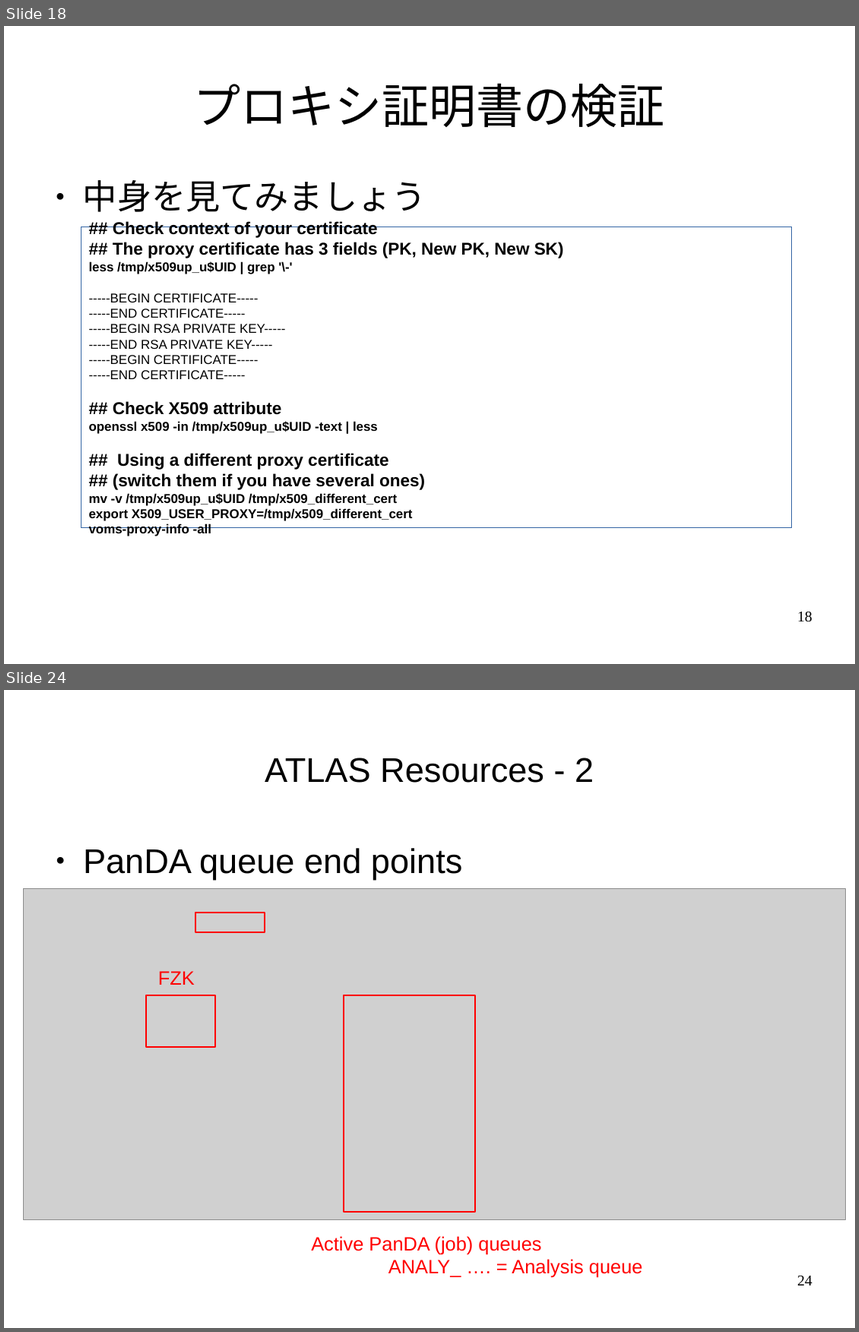
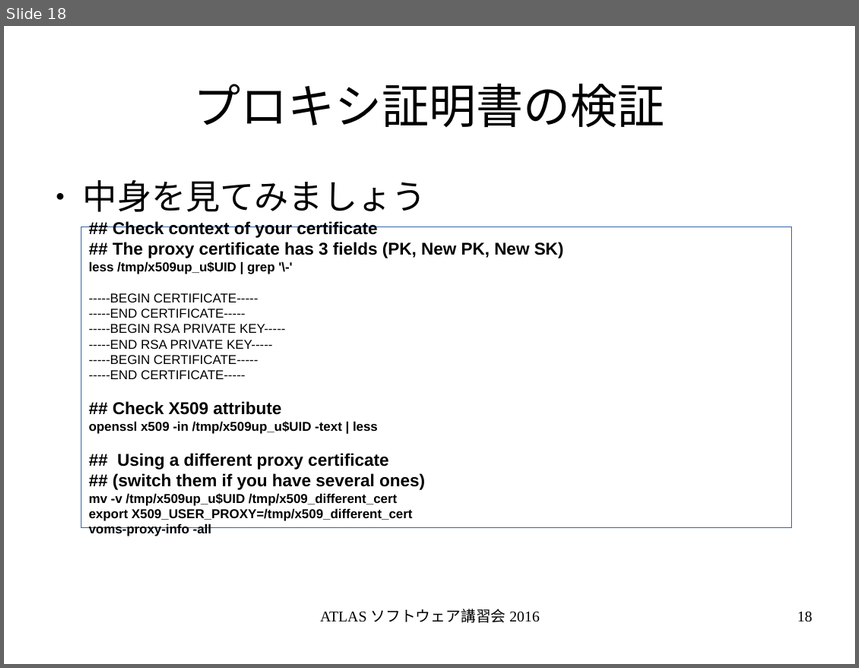
Before and after one commit to GenKawamura/2016-ATLAS-Japan-computing-tutorial, a slide deck: slides/odp/grid_computing.odp. Shown one above the other, each under a label of ours: slides 18 and 24 before the commit, slide 18 after it; the slides between them are not shown. The pictures are 859x1332 and 859x668 pixels, drawn with LibreOffice and Linux fonts; fonts in the diff are those of the drawing; grey boxes stand for pictures. Boxes give left, top, right and bottom in pixels: in the first picture for what was removed or moved away, otherwise in the second. Text is boxed around its words. In the diff, an @@ line names an element or a change of style, - is before the commit and + after.

```diff
--- a/slides/odp/grid_computing.odp
+++ b/slides/odp/grid_computing.odp
@@ slide 24 removed at <box>4,690,855,1328</box>, background #FFFFFF @@
@@ title removed at <box>265,758,594,783</box> @@
-ATLAS Resources - 2
@@ text removed at <box>83,848,462,880</box> @@
-● PanDA queue end points
@@ picture removed at <box>23,889,846,1220</box> @@
@@ rectangle removed at <box>196,913,265,933</box> @@
@@ text removed at <box>158,971,195,985</box> @@
-FZK
@@ rectangle removed at <box>146,996,215,1048</box> @@
@@ rectangle removed at <box>344,996,475,1212</box> @@
@@ text removed at <box>311,1236,643,1278</box> @@
-Active PanDA (job) queues
-ANALY_ …. = Analysis queue
@@ page number removed at <box>797,1276,813,1286</box> @@
-24
@@ slide 18 changed as well @@
@@ text added at <box>320,609,540,623</box>, 14 pt, text #000000 @@
+ATLAS ソフトウェア講習会 2016
```
Also in this commit, not shown: 17 other slides changed, 1 slide added, 8 other slides removed, 8 other files.
